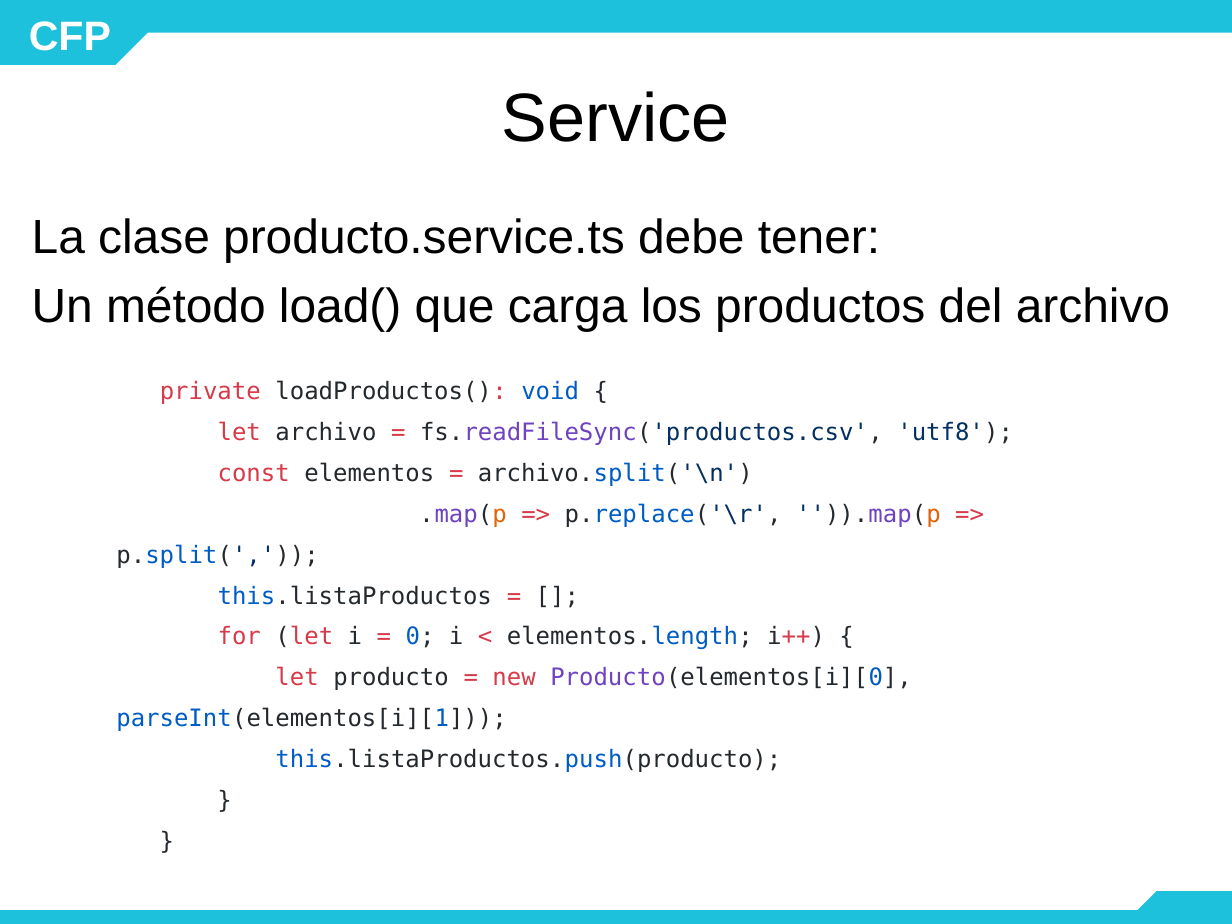
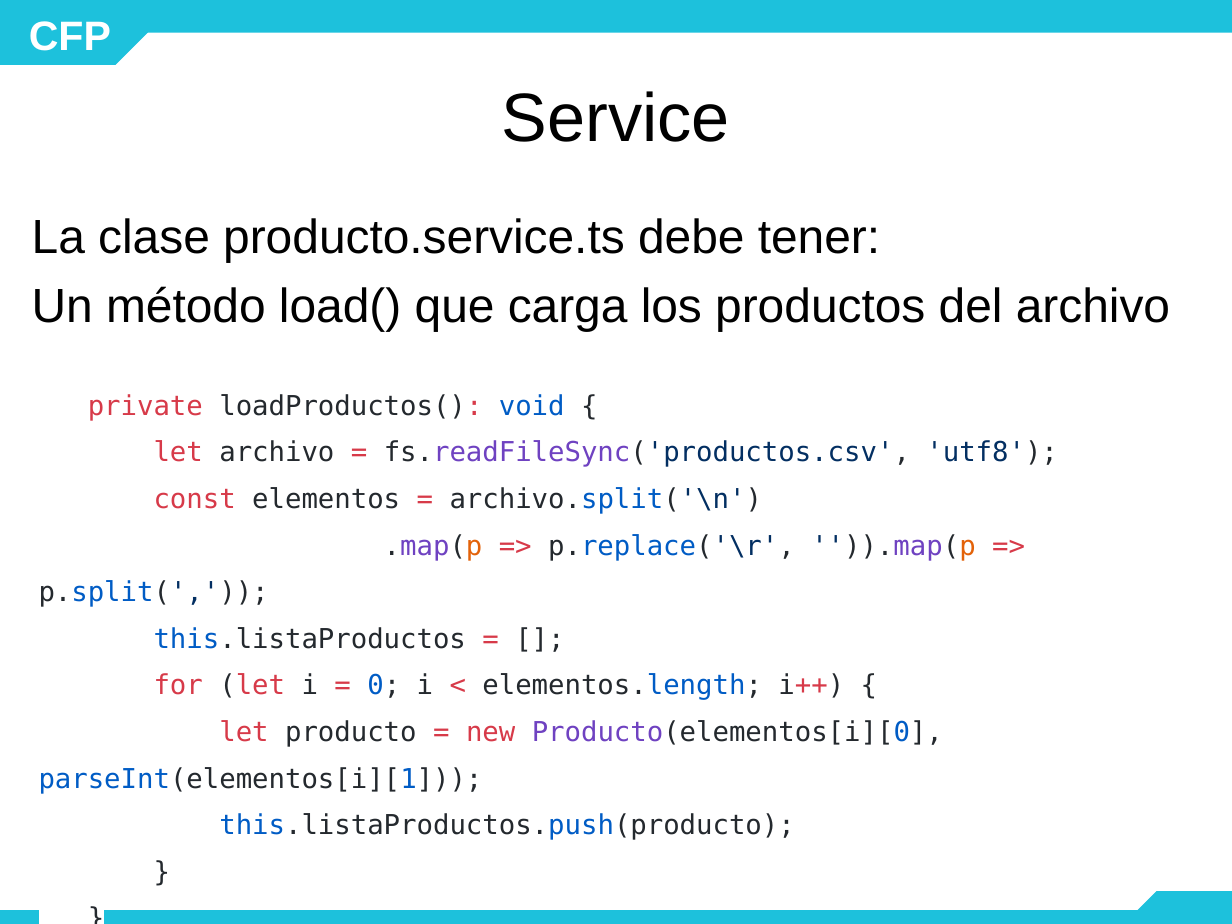
Before and after one commit to mariela21180/concesionaria, a slide deck: slide 30 of modulo4/4.3.1/- Teoria/03.1 MVC - Router y GET de API REST.pptx (slide 29 before the commit). Drawn at 1232x924 pixels with LibreOffice and Linux fonts; fonts in the diff are those of the drawing; background and template pictures are left out. Boxes give left, top, right and bottom in pixels: in the first picture for what was removed or moved away, otherwise in the second. Text is boxed around its words. In the diff, an @@ line names an element or a change of style, - is before the commit and + after.

```diff
--- a/modulo4/4.3.1/- Teoria/03.1 MVC - Router y GET de API REST.pptx
+++ b/modulo4/4.3.1/- Teoria/03.1 MVC - Router y GET de API REST.pptx
@@ text "private loadProductos(): void {" moved from (x1=116, y1=380, x2=1013, y2=772) to (x1=39, y1=394, x2=1058, y2=840) @@
@@ text "private loadProductos(): void {" at (x1=39, y1=394, x2=1058, y2=840): size 14 to 16 pt @@
```
Also in this commit, not shown: 8 other slides changed, 3 slides added, 1 other file.
